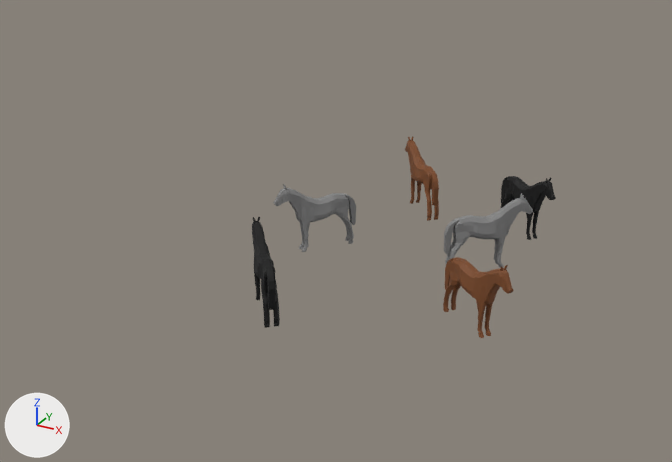
Before and after pictures for a commit that changed the FBX model Pacification/Assets/Prefabs/Features/Buildings/Horses.fbx.
Camera for both pictures: a camera (50 mm lens) standing at (9.44, -18.75, 9.66) and looking at (-0.52, -0.65, 0.61). Arrows for +X, +Y and +Z are at lower left; the lights stay in place. Where no turn or scale is listed for an object, it has been applied to the vertices.

Script lines for the objects in view, before the commit:
```python
ob_chaval = bpy.data.objects.new('Chaval', me_cube_010)
ob_chaval.location = (-1.08, -3.0, 0.56)
ob_chaval.rotation_euler = (0.0284, 0.0, -2.404)  # degrees (1.6, 0, -138)
ob_chaval.scale = (0.279, 0.279, 0.279)
ob_chaval_001 = bpy.data.objects.new('Chaval.001', me_cube_008)
ob_chaval_001.location = (2.55, 1.42, 0.56)
ob_chaval_002 = bpy.data.objects.new('Chaval.002', me_cube_009)
ob_chaval_002.location = (-0.43, 4.22, 0.56)
ob_chaval_002.rotation_euler = (0.0284, 0.0, -2.329)  # degrees (1.6, 0, -133)
ob_chaval_002.scale = (0.279, 0.279, 0.279)
ob_chaval_003 = bpy.data.objects.new('Chaval.003', me_cube_007)
ob_chaval_003.location = (-1.67, 0.45, 0.56)
ob_chaval_003.rotation_euler = (0.0284, 0.0, -0.66)  # degrees (1.6, 0, -38)
ob_chaval_003.scale = (0.279, 0.279, 0.279)
ob_chaval_004 = bpy.data.objects.new('Chaval.004', me_cube_006)
ob_chaval_004.location = (3.42, -1.56, 0.56)
ob_chaval_004.rotation_euler = (0.0284, 0.0, 0.997)  # degrees (1.6, 0, 57)
ob_chaval_004.scale = (0.279, 0.279, 0.279)
ob_chaval_005 = bpy.data.objects.new('Chaval.005', me_cube_005)
ob_chaval_005.location = (2.72, 3.95, 0.56)
ob_chaval_005.rotation_euler = (0.0284, 0.0, 0.922)  # degrees (1.6, 0, 53)
ob_chaval_005.scale = (0.279, 0.279, 0.279)
```
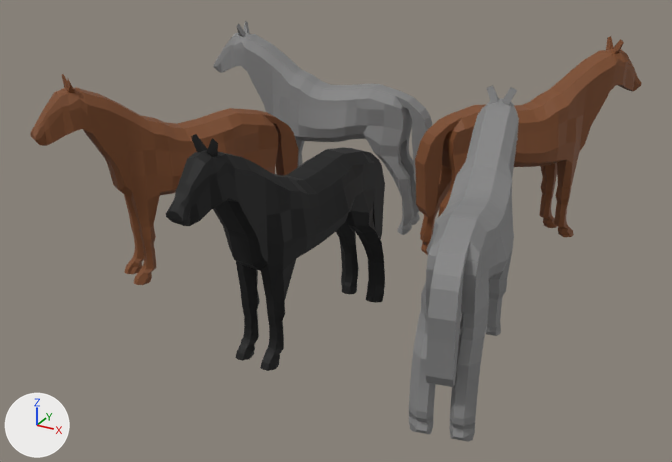
Commit message: resize horses
resizes chaval

Pixel boxes (x1, y1, x2, y2) of what changed, in the pictures (672 x 462 px):
'Chaval', moved, turned, rescaled
    before: (252, 217, 280, 328)
    after: (166, 134, 385, 371)
'Chaval.004', recoloured, moved, turned, rescaled
    before: (443, 257, 514, 338)
    after: (409, 85, 519, 442)
'Chaval.003', recoloured, moved, turned, rescaled
    before: (273, 184, 356, 252)
    after: (30, 74, 298, 285)
'Chaval.005', recoloured, moved, turned, rescaled
    before: (500, 176, 556, 240)
    after: (415, 36, 642, 255)
'Chaval.002', recoloured, moved, turned, rescaled
    before: (405, 136, 439, 221)
    after: (214, 21, 432, 235)
'Chaval.001', deleted
    before: (444, 193, 533, 268)

Edits to the bpy script that builds the scene:
```text
Change me_cube_007:
    where me_cube_007.from_pydata(...)  # 737 vertices, 718 faces; spans x -0.77..0.77, y -4.16..3.81, z -3.99..2.98
    remove me_cube_007.materials.append(mat_chevalgris)  # grey #848484
    add me_cube_007.materials.append(mat_chevalmarron)  # brown #7b4823
Change me_cube_005:
    where me_cube_005.from_pydata(...)  # 737 vertices, 718 faces; spans x -0.77..0.77, y -4.16..3.81, z -3.99..2.98
    remove me_cube_005.materials.append(mat_chevalnoir)  # black #000000
    add me_cube_005.materials.append(mat_chevalmarron)  # brown #7b4823
Change me_cube_006:
    where me_cube_006.from_pydata(...)  # 737 vertices, 718 faces; spans x -0.77..0.77, y -4.16..3.81, z -3.99..2.98
    remove me_cube_006.materials.append(mat_chevalmarron)  # brown #7b4823
    add me_cube_006.materials.append(mat_chevalgris)  # grey #848484
Change me_cube_009:
    where me_cube_009.from_pydata(...)  # 737 vertices, 718 faces; spans x -0.77..0.77, y -4.16..3.81, z -3.99..2.98
    remove me_cube_009.materials.append(mat_chevalmarron)  # brown #7b4823
    add me_cube_009.materials.append(mat_chevalgris)  # grey #848484
Change ob_chaval_003:
    ob_chaval_003.location: (-1.67, 0.45, 0.56) -> (-4.19, -1.79, 2.28)
    ob_chaval_003.rotation_euler: (0.0284, 0.0, -0.66) -> (0.0, 0.0, -0.534)  # degrees (1.6, 0, -38) -> degrees (0, 0, -31)
    ob_chaval_003.scale: (0.279, 0.279, 0.279) -> (1.0, 0.817, 0.767)
Change ob_chaval_005:
    ob_chaval_005.location: (2.72, 3.95, 0.56) -> (2.63, 3.82, 2.28)
    ob_chaval_005.rotation_euler: (0.0284, 0.0, 0.922) -> (0.0, 0.0, 2.49)  # degrees (1.6, 0, 53) -> degrees (0, 0, 143)
    ob_chaval_005.scale: (0.279, 0.279, 0.279) -> (1.0, 0.817, 0.767)
Change ob_chaval_004:
    ob_chaval_004.location: (3.42, -1.56, 0.56) -> (3.72, -2.69, 2.28)
    ob_chaval_004.rotation_euler: (0.0284, 0.0, 0.997) -> (0.0, 0.0, -2.946)  # degrees (1.6, 0, 57) -> degrees (0, 0, -169)
    ob_chaval_004.scale: (0.279, 0.279, 0.279) -> (1.0, 0.817, 0.767)
Remove ob_chaval_001:
    ob_chaval_001 = bpy.data.objects.new('Chaval.001', me_cube_008)
    ob_chaval_001.location = (2.55, 1.42, 0.56)
Change ob_chaval:
    ob_chaval.location: (-1.08, -3.0, 0.56) -> (0.06, -3.51, 2.28)
    ob_chaval.rotation_euler: (0.0284, 0.0, -2.404) -> (0.0, 0.0, -0.117)  # degrees (1.6, 0, -138) -> degrees (0, 0, -6.7)
    ob_chaval.scale: (0.279, 0.279, 0.279) -> (1.0, 0.817, 0.767)
Change ob_chaval_002:
    ob_chaval_002.location: (-0.43, 4.22, 0.56) -> (-2.92, 3.1, 2.28)
    ob_chaval_002.rotation_euler: (0.0284, 0.0, -2.329) -> (0.0, 0.0, -1.478)  # degrees (1.6, 0, -133) -> degrees (0, 0, -85)
    ob_chaval_002.scale: (0.279, 0.279, 0.279) -> (1.0, 0.817, 0.767)
```
